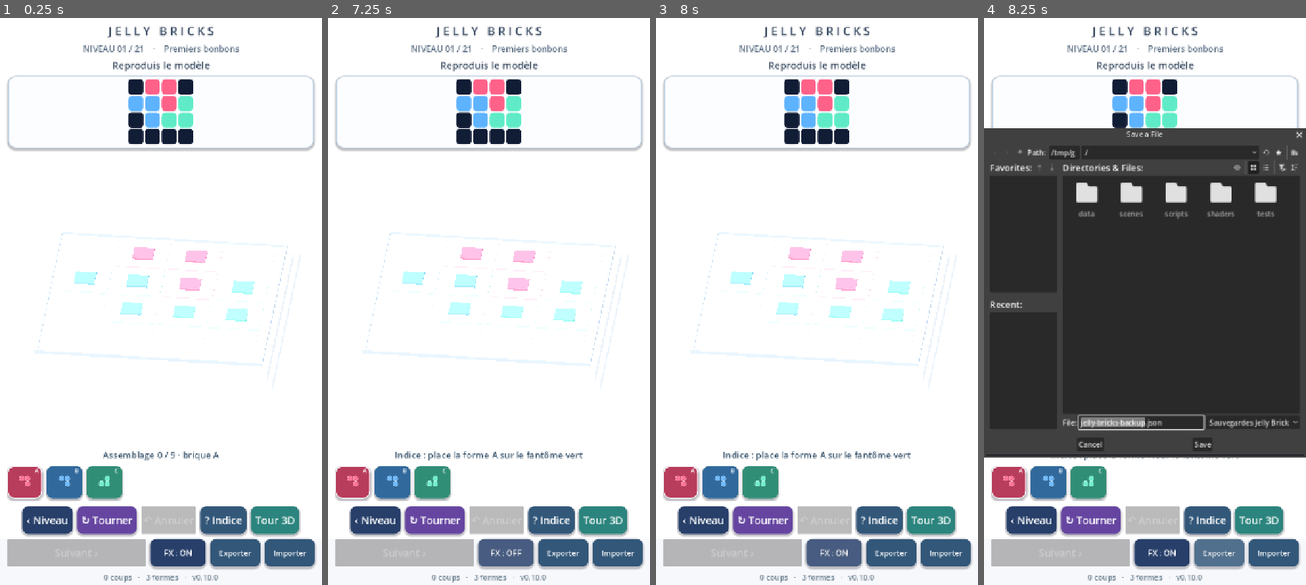
Above: before the commit, frames 1-4 (left to right).
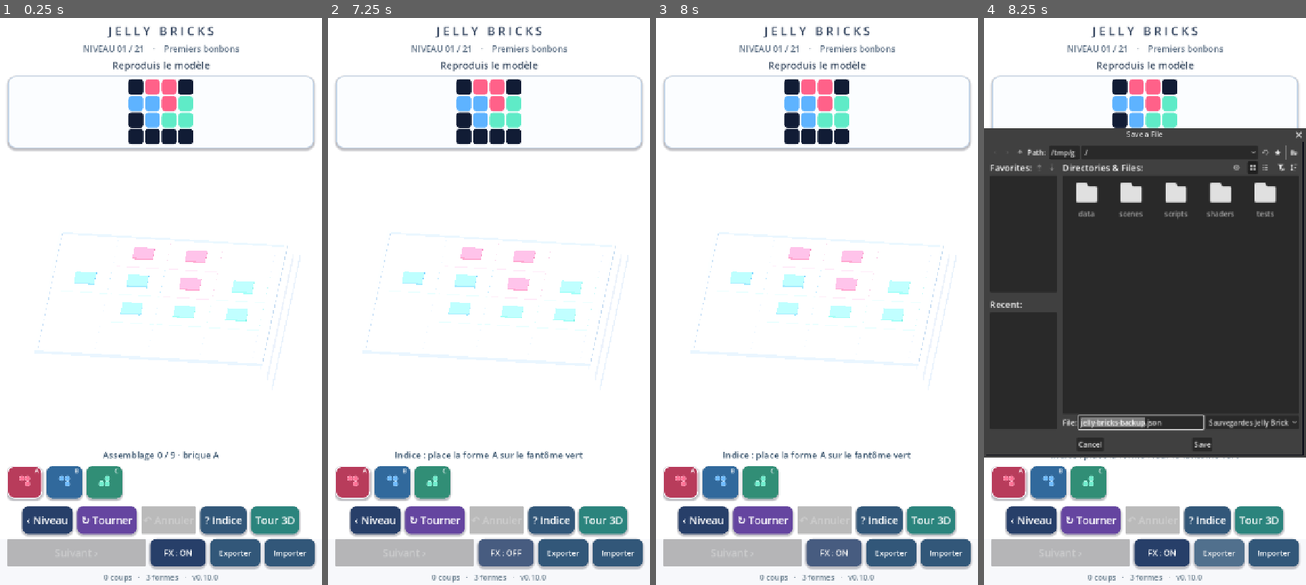
Above: after the commit, the same moments.

Repository: dbrckk/Jelly-bricks
Game: Godot game, scene res://scenes/main.tscn
Two runs of this game, one before a commit and one after it. Both use one fixed random seed, a clock stepped at 60 frames per second and the inputs below.
Inputs (mouse positions are in pixels of both pictures, inside the frame that each line leads up to):
- Up to frame 1 (0.25 s): no input
- Up to frame 2 (7.25 s): click (353, 482) at 0.52 s; click (392, 482) at 1.27 s; click (431, 482) at 2.02 s; click "‹ Niveau" at 2.75 s; click "↻ Tourner" at 3.5 s; click "? Indice" at 4.25 s; click "Tour 3D" at 5 s; click "‹ Puzzles" at 5.75 s; click "FX : ON" at 6.5 s
- Up to frame 3 (8 s): click "FX : OFF" at 7.25 s
- Up to frame 4 (8.25 s): click "Exporter" at 8 s

Frames 1-3 are identical in both runs. In frame 4, 0.6% of the frame differs, in the area x 24-100%, y 19-78%.

Commit message:
feat(godot): victory screen now has next-level and native sharing actions

Diff:
--- a/native-godot/scripts/stack_mode.gd
+++ b/native-godot/scripts/stack_mode.gd
@@ -145,7 +145,7 @@
 var challenge_prev: Button
 var challenge_next: Button
 var challenge_share: Button
-var challenge_win_dialog: AcceptDialog
+var challenge_win_dialog: ConfirmationDialog
 
 func _ready() -> void:
     name = "FreeStackStudio"
@@ -466,9 +466,15 @@
     reference_column.add_child(challenge_layer_button)
     challenge_preview.visible = false
 
-    challenge_win_dialog = AcceptDialog.new()
+    challenge_win_dialog = ConfirmationDialog.new()
     challenge_win_dialog.title = "Sculpture réussie !"
-    challenge_win_dialog.ok_button_text = "Continuer"
+    challenge_win_dialog.ok_button_text = "Niveau suivant"
+    challenge_win_dialog.cancel_button_text = "Fermer"
+    challenge_win_dialog.confirmed.connect(_advance_after_win)
+    challenge_win_dialog.add_button("Partager", false, "share")
+    challenge_win_dialog.custom_action.connect(func(action: StringName):
+        if action == &"share":
+            _share_challenge())
     add_child(challenge_win_dialog)
 
     bottom_controls = VBoxContainer.new()
@@ -2308,8 +2314,14 @@
         int(claim["total_xp"]), int(claim["rank"]),
         "Niveau suivant débloqué !" if challenge_index < 19 \
         else "Tu as terminé les 20 sculptures !"]
+    challenge_win_dialog.ok_button_text = "Niveau suivant" if \
+        challenge_index < 19 else "Terminer"
     if active:
         challenge_win_dialog.popup_centered()
+
+func _advance_after_win() -> void:
+    if challenge_mode and challenge_index < 19:
+        _select_challenge(challenge_index + 1)
 
 func _share_challenge() -> void:
     if not challenge_mode:
